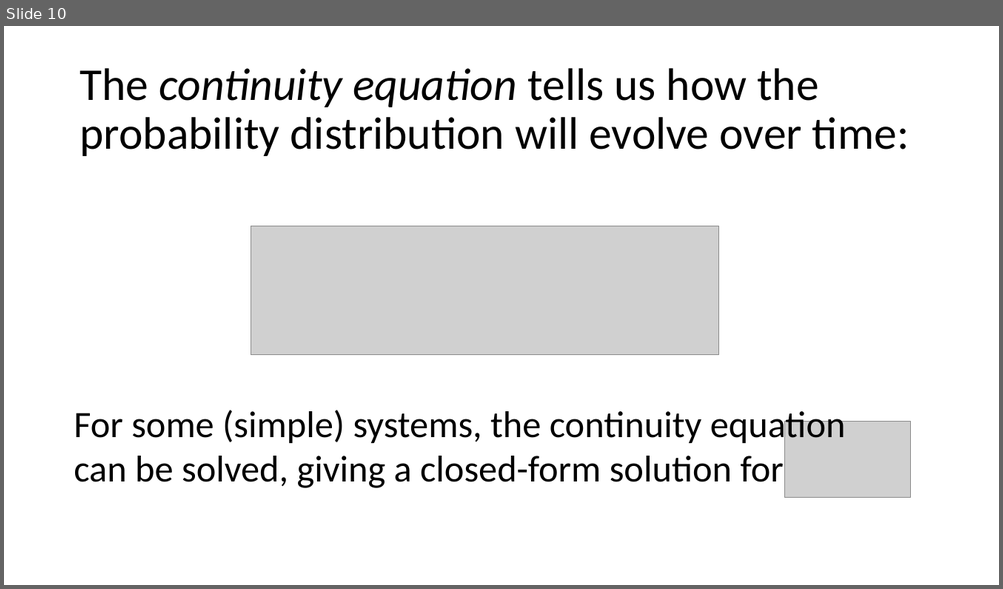
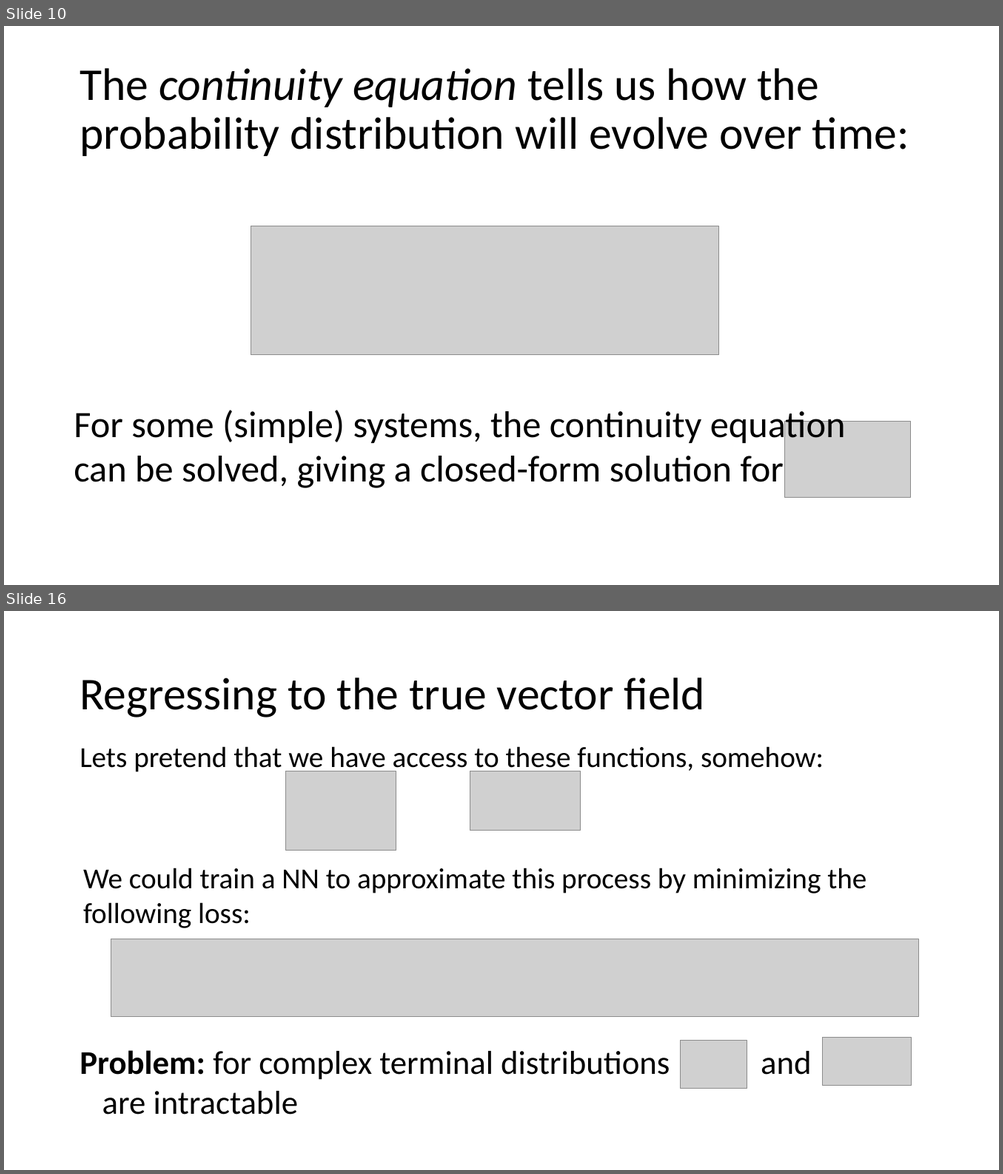
Before and after one commit to Dunni3/flowmatch_from_scratch, a slide deck: group_meeting_presentation.pptx. Shown one above the other, each under a label of ours: slide 10 before the commit, slides 10 and 16 after it; the slides between them are not shown. The pictures are 1003x589 and 1003x1174 pixels, drawn with LibreOffice and Linux fonts; fonts in the diff are those of the drawing; grey boxes stand for pictures. Boxes give left, top, right and bottom in pixels: in the first picture for what was removed or moved away, otherwise in the second. Text is boxed around its words. In the diff, an @@ line names an element or a change of style, - is before the commit and + after.

```diff
--- a/group_meeting_presentation.pptx
+++ b/group_meeting_presentation.pptx
@@ slide 16 added at (4,611,999,1170), background #FFFFFF @@
@@ title added at (79,678,706,718), 44 pt, text #000000 @@
+Regressing to the true vector field
@@ text added at (79,746,823,775), 28 pt, text #000000 @@
+Lets pretend that we have access to these functions, somehow:
@@ picture added at (286,772,395,851) @@
@@ picture added at (470,772,580,830) @@
@@ text added at (83,868,866,928), 28 pt, text #000000 @@
+We could train a NN to approximate this process by minimizing the following loss:
@@ picture added at (111,940,919,1017) @@
@@ text added at (79,1051,669,1115), 32 pt, text #000000 @@
+Problem: for complex terminal distributions . and are intractable
@@ picture added at (680,1041,747,1088) @@
@@ picture added at (822,1038,912,1085) @@
```
Also in this commit, not shown: 2 slides changed, 10 other slides added, 1 other file.
